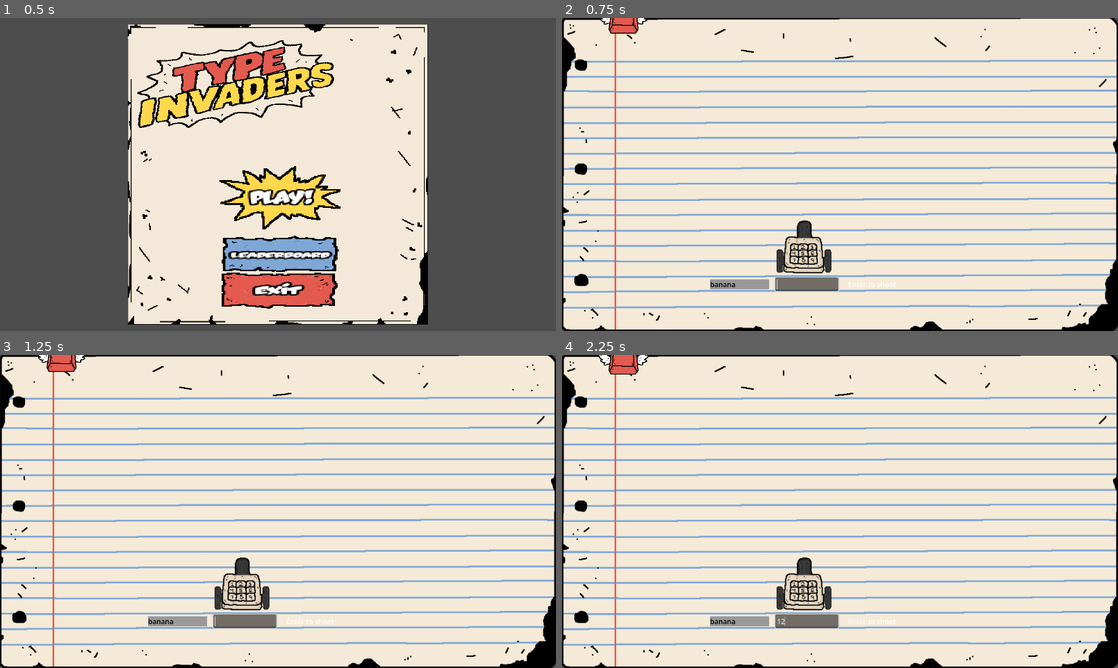
Above: before the commit, frames 1-4 (two rows, left to right).
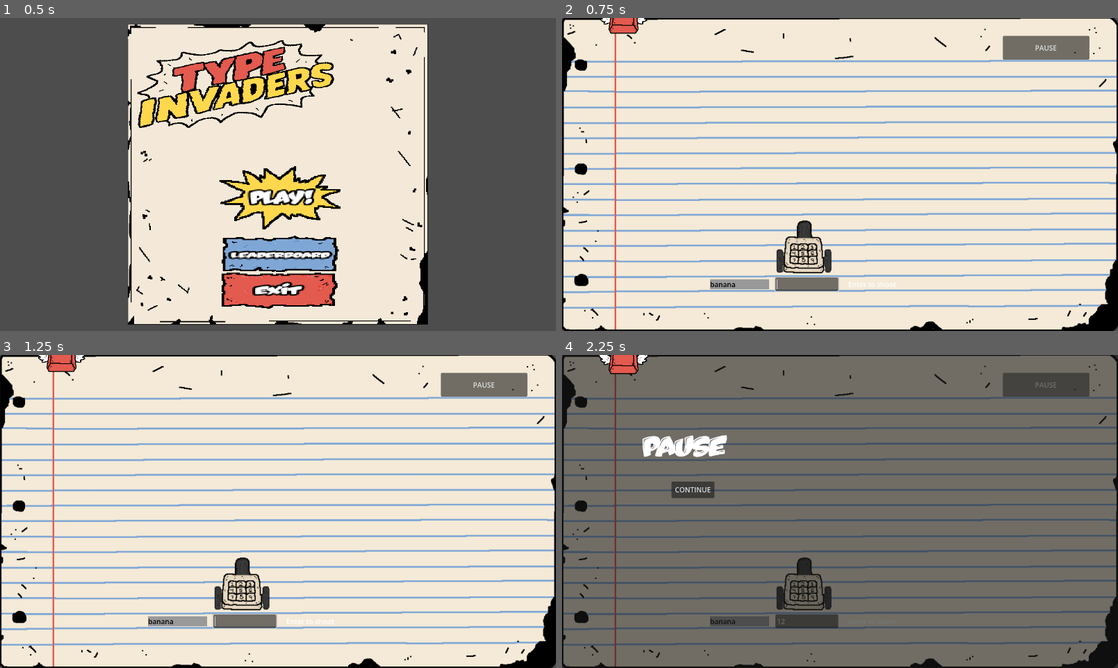
Above: after the commit, the same moments.

Repository: Jsalazar68/3390_project3
Game: Godot game, scene res://scenes/menu/main menu.tscn
Two runs of this game, one before a commit and one after it. Both use one fixed random seed, a clock stepped at 60 frames per second and the inputs below.
Inputs (mouse positions are in pixels of both pictures, inside the frame that each line leads up to):
- Up to frame 1 (0.5 s): no input
- Up to frame 2 (0.75 s): click "play!" at 0.5 s
- Up to frame 3 (1.25 s): no input
- Up to frame 4 (2.25 s): click (806, 621) at 1.27 s; type "12" at 1.35 s; click (1045, 386) at 2 s, where only the run after the commit has a clickable "PAUSE"

Frame 1 is identical in both runs. In frame 2, 1.2% of the frame differs, in the area x 79-95%, y 5-14%; in frame 3, 1.2%; in frame 4, 97%, in the area x 0-100%, y 0-100%.

Commit message:
pause and unpause features
created a signal for the pausebutton and for the continue button. they are found in the game.gd script

Diff:
--- /dev/null
+++ b/Scenes/game/Enemy.tscn
@@ -0,0 +1,16 @@
+[gd_scene format=3 uid="uid://4bomllcsjnwu"]
+
+[ext_resource type="Script" path="res://Scenes/game/enemy.gd" id="1_a75k1"]
+
+[sub_resource type="CircleShape2D" id="CircleShape2D_f6tw0"]
+radius = 66.020004
+
+[node name="Enemy" type="CharacterBody2D" unique_id=1083519374]
+texture_filter = 1
+position = Vector2(31.000004, 7.625)
+scale = Vector2(0.8, 0.8)
+script = ExtResource("1_a75k1")
+
+[node name="CollisionShape2D" type="CollisionShape2D" parent="." unique_id=2021526251]
+position = Vector2(-5.0000043, 0.46874994)
+shape = SubResource("CircleShape2D_f6tw0")
--- a/Scenes/game/Pause.tscn
+++ b/Scenes/game/Pause.tscn
@@ -47,3 +47,13 @@
 grow_vertical = 2
 text = "PAUSED"
 label_settings = SubResource("LabelSettings_fhkms")
+
+[node name="ContinueButton" type="Button" parent="." unique_id=793904603]
+layout_mode = 0
+offset_left = 510.0
+offset_top = 402.0
+offset_right = 790.0
+offset_bottom = 496.0
+text = "CONTINUE"
+
+[connection signal="pressed" from="ContinueButton" to="." method="_on_continue_button_pressed"]
--- /dev/null
+++ b/Scenes/game/pause_menu.tscn
@@ -0,0 +1,36 @@
+[gd_scene format=3 uid="uid://clqwti68hnkr1"]
+
+[ext_resource type="FontFile" uid="uid://critqjbdcfn48" path="res://assets/fonts/Oups.otf" id="1_w2j14"]
+
+[sub_resource type="LabelSettings" id="LabelSettings_qivi1"]
+font = ExtResource("1_w2j14")
+font_size = 72
+
+[node name="PauseMenu" type="Control" unique_id=877160151]
+layout_mode = 3
+anchors_preset = 0
+offset_right = 1288.0
+offset_bottom = 772.0
+
+[node name="Panel" type="Panel" parent="." unique_id=300554128]
+layout_mode = 0
+offset_right = 1306.0
+offset_bottom = 769.0
+
+[node name="Label" type="Label" parent="." unique_id=1467918818]
+layout_mode = 0
+offset_left = 184.0
+offset_top = 167.0
+offset_right = 370.0
+offset_bottom = 255.0
+text = "PAUSE"
+label_settings = SubResource("LabelSettings_qivi1")
+
+[node name="ContinueButton" type="Button" parent="." unique_id=400842416]
+layout_mode = 0
+offset_left = 252.0
+offset_top = 291.0
+offset_right = 351.0
+offset_bottom = 329.0
+text = "CONTINUE
+"
--- /dev/null
+++ b/Scenes/main_menu/Menu.tscn
@@ -0,0 +1,71 @@
+[gd_scene format=3 uid="uid://hfvtw3agaa5e"]
+
+[ext_resource type="Script" path="res://scripts/gameplay/menu.gd" id="1_2df44"]
+
+[sub_resource type="StyleBoxFlat" id="StyleBoxFlat_3kf3n"]
+corner_radius_top_left = 15
+corner_radius_top_right = 15
+corner_radius_bottom_right = 15
+corner_radius_bottom_left = 15
+
+[node name="Menu" type="Control" unique_id=556642294]
+layout_mode = 3
+anchors_preset = 15
+anchor_right = 1.0
+anchor_bottom = 1.0
+offset_left = 284.0
+offset_top = 330.0
+offset_right = 284.0
+offset_bottom = 330.0
+grow_horizontal = 2
+grow_vertical = 2
+script = ExtResource("1_2df44")
+
+[node name="Button" type="Button" parent="." unique_id=1326167272]
+layout_mode = 1
+anchors_preset = -1
+anchor_left = 0.26500002
+anchor_top = -0.37100002
+anchor_right = 0.26500002
+anchor_bottom = -0.37100002
+offset_left = -91.28003
+offset_top = -26.59198
+offset_right = 91.71997
+offset_bottom = 62.40802
+theme_override_colors/font_color = Color(0.003921569, 0, 0, 1)
+theme_override_styles/normal = SubResource("StyleBoxFlat_3kf3n")
+text = "START"
+
+[node name="Button2" type="Button" parent="." unique_id=45330203]
+layout_mode = 1
+anchors_preset = -1
+anchor_left = 0.26500002
+anchor_top = -0.37100002
+anchor_right = 0.26500002
+anchor_bottom = -0.37100002
+offset_left = -93.28003
+offset_top = 90.40802
+offset_right = 89.71997
+offset_bottom = 179.40802
+theme_override_colors/font_color = Color(0.003921569, 0, 0, 1)
+theme_override_styles/normal = SubResource("StyleBoxFlat_3kf3n")
+text = "Scores"
+
+[node name="Button3" type="Button" parent="." unique_id=900398197]
+layout_mode = 1
+anchors_preset = -1
+anchor_left = 0.26500002
+anchor_top = -0.37100002
+anchor_right = 0.26500002
+anchor_bottom = -0.37100002
+offset_left = -97.28003
+offset_top = 198.40802
+offset_right = 85.71997
+offset_bottom = 287.40802
+theme_override_colors/font_color = Color(0.003921569, 0, 0, 1)
+theme_override_styles/normal = SubResource("StyleBoxFlat_3kf3n")
+text = "EXIT"
+
+[connection signal="pressed" from="Button" to="." method="_on_start_pressed"]
+[connection signal="pressed" from="Button2" to="." method="_on_scores_pressed"]
+[connection signal="pressed" from="Button3" to="." method="_on_exit_pressed"]
--- a/scenes/game/Game.tscn
+++ b/scenes/game/Game.tscn
@@ -5,7 +5,6 @@
 [ext_resource type="Texture2D" uid="uid://bum23onvoaetf" path="res://assets/sprites/background.png" id="2_lyhax"]
 [ext_resource type="Texture2D" uid="uid://dakwv4n5sikne" path="res://assets/sprites/cannon.png" id="3_7qcb4"]
 [ext_resource type="Texture2D" uid="uid://bvs8fw34mpb8x" path="res://assets/sprites/card.png" id="3_365ku"]
-[ext_resource type="PackedScene" uid="uid://c54ibeue7fonp" path="res://scenes/game/Pause.tscn" id="3_gbxxb"]
 [ext_resource type="Texture2D" uid="uid://cdbgcf8lu2ar7" path="res://assets/sprites/gameover.png" id="4_56wml"]
 [ext_resource type="Texture2D" uid="uid://ctwfj8lyxfbys" path="res://assets/sprites/nameHolders.png" id="4_aptqa"]
 [ext_resource type="Texture2D" uid="uid://c4tesl1e1jotc" path="res://assets/sprites/exitResized.png" id="5_aptqa"]
@@ -52,6 +51,10 @@
 
 [sub_resource type="RectangleShape2D" id="RectangleShape2D_nbkpf"]
 size = Vector2(1278.5, 36)
+
+[sub_resource type="LabelSettings" id="LabelSettings_qivi1"]
+font = ExtResource("6_gynul")
+font_size = 72
 
 [node name="Game" type="Node2D" unique_id=529625396]
 script = ExtResource("1_iukft")
@@ -242,11 +245,6 @@
 wait_time = 4.0
 autostart = true
 
-[node name="CanvasLayer" type="CanvasLayer" parent="." unique_id=244474795]
-visible = false
-
-[node name="Pause" parent="CanvasLayer" unique_id=1667373569 instance=ExtResource("3_gbxxb")]
-
 [node name="ScoreTracker" type="Label" parent="." unique_id=1768288638]
 offset_right = 40.0
 offset_bottom = 23.0
@@ -255,6 +253,43 @@
 layout_mode = 0
 offset_right = 40.0
 offset_bottom = 23.0
+
+[node name="PauseButton" type="Button" parent="." unique_id=1131325635]
+offset_left = 1015.0
+offset_top = 41.0
+offset_right = 1214.0
+offset_bottom = 96.0
+text = "PAUSE"
+
+[node name="PauseMenu" type="Control" parent="." unique_id=1044815925]
+process_mode = 2
+layout_mode = 3
+anchors_preset = 0
+offset_right = 1288.0
+offset_bottom = 772.0
+
+[node name="Panel" type="Panel" parent="PauseMenu" unique_id=2041988667]
+layout_mode = 0
+offset_right = 1306.0
+offset_bottom = 769.0
+
+[node name="Label" type="Label" parent="PauseMenu" unique_id=799552395]
+layout_mode = 0
+offset_left = 184.0
+offset_top = 167.0
+offset_right = 370.0
+offset_bottom = 255.0
+text = "PAUSE"
+label_settings = SubResource("LabelSettings_qivi1")
+
+[node name="ContinueButton" type="Button" parent="PauseMenu" unique_id=87072734]
+layout_mode = 0
+offset_left = 252.0
+offset_top = 291.0
+offset_right = 351.0
+offset_bottom = 329.0
+text = "CONTINUE
+"
 
 [connection signal="gui_input" from="wordInput" to="." method="_on_word_input_gui_input"]
 [connection signal="text_submitted" from="wordInput" to="." method="_on_input_text_submitted"]
@@ -265,3 +300,5 @@
 [connection signal="body_entered" from="LoseArea" to="." method="_on_lose_area_body_entered"]
 [connection signal="timeout" from="SpawnTimer" to="." method="_on_spawn_timer_timeout"]
 [connection signal="timeout" from="DifficultyTimer" to="." method="_on_difficulty_timer_timeout"]
+[connection signal="pressed" from="PauseButton" to="." method="_on_pause_button_pressed"]
+[connection signal="pressed" from="PauseMenu/ContinueButton" to="." method="_on_continue_button_pressed"]
--- a/scripts/gameplay/game.gd
+++ b/scripts/gameplay/game.gd
@@ -31,6 +31,8 @@
 	spawn_timer.start()
 	spawn_enemy()
 	$game_Over.visible = false
+	$PauseMenu.hide()
+
 	#var target = target_scene.instantiate()
 	#add_child(target)
 	#target.global_position = target_spawn.global_position
@@ -126,3 +128,14 @@
 
 func _on_reset_button_pressed() -> void:
 	get_tree().reload_current_scene()
+
+
+func _on_pause_button_pressed() -> void:
+	get_tree().paused = true
+	$PauseMenu.show()
+
+
+
+func _on_continue_button_pressed() -> void:
+	$PauseMenu.hide()
+	get_tree().paused = false
--- a/scripts/gameplay/pause.gd
+++ b/scripts/gameplay/pause.gd
@@ -8,13 +8,13 @@
 func pause():
 	get_tree().paused = true
 
-func resume():
+
+func _on_continue_button_pressed() -> void:
 	get_tree().paused = false
-
 func _input(event):
 	if Input.is_action_just_pressed("pause") and !get_tree().paused:
 		pause()
 		print("escape pressed for pausing")
 	elif Input.is_action_just_pressed("pause") and get_tree().paused:
-		resume()
+		_on_continue_button_pressed()
 		print("escape pressed for resuming")
